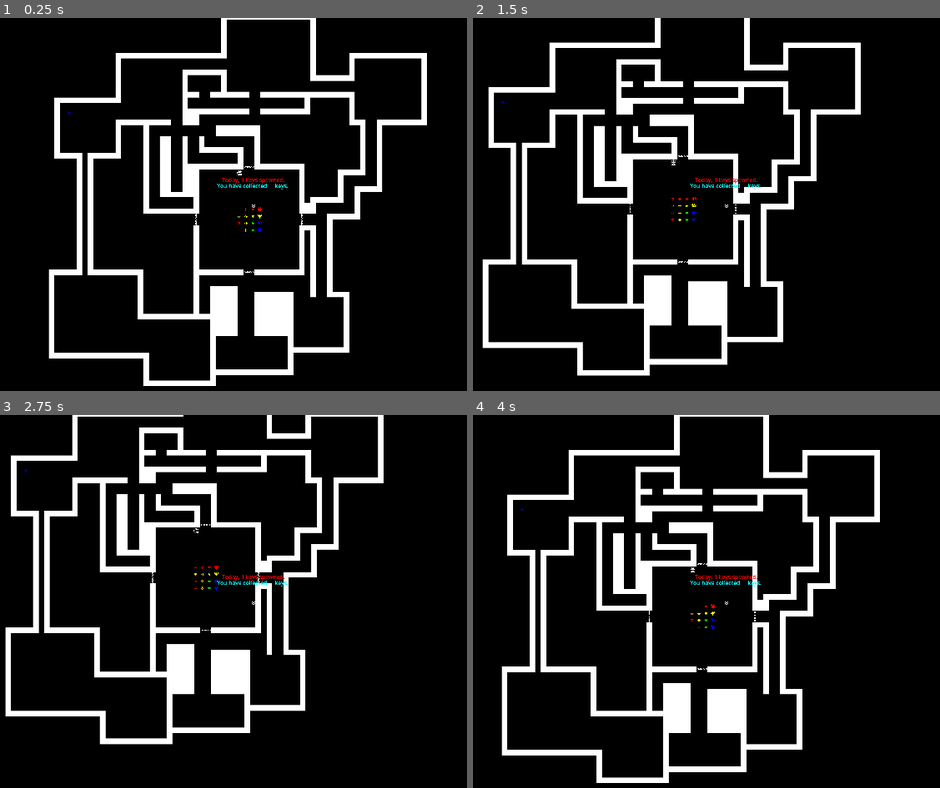
Above: before the commit, frames 1-4 (two rows, left to right).
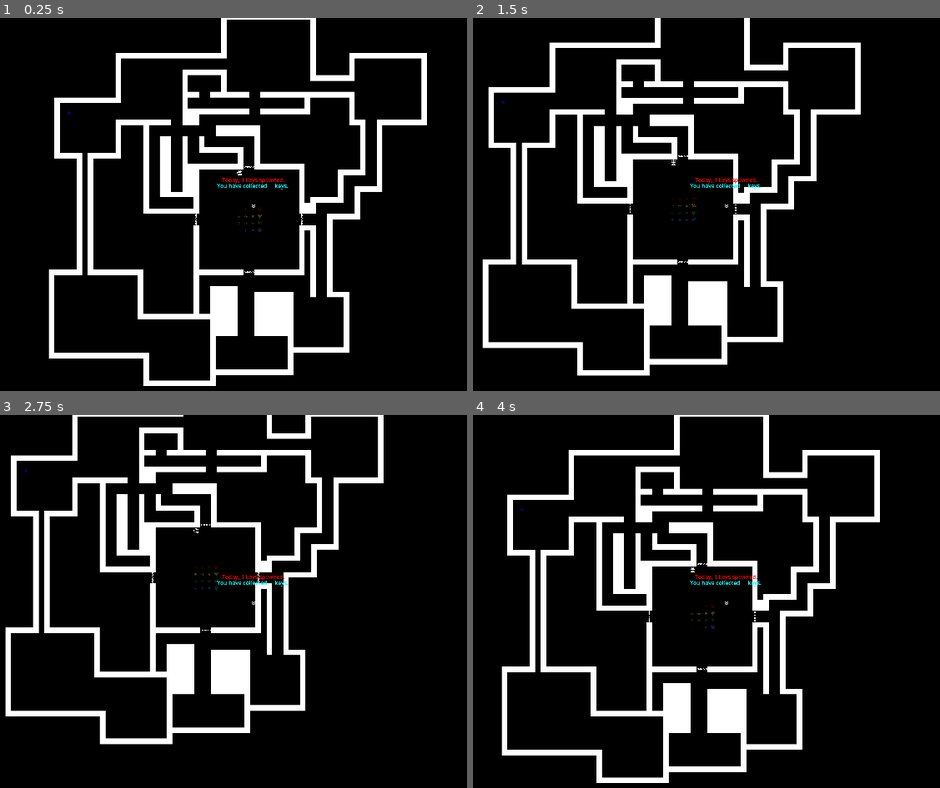
Above: after the commit, the same moments.

Repository: jadicodes/secret-santa-2025
Game: Godot game, scene res://maze/maze_section.tscn
Two runs of this game, one before a commit and one after it. Both use one fixed random seed, a clock stepped at 60 frames per second and the inputs below.
Inputs:
- Up to frame 1 (0.25 s): no input
- Up to frame 2 (1.5 s): tap Enter at 0.5 s; hold D (right) 0.53-1.28 s; tap E (interact) at 0.6, 1.35 s; hold S (down) from 1.28 s (still down)
- Up to frame 3 (2.75 s): release S (down) at 2.03 s; hold D (right) from 2.03 s (still down); tap E (interact) at 2.1 s
- Up to frame 4 (4 s): tap Space at 2.75 s; release D (right) at 2.78 s; hold W (up) 2.78-3.53 s; tap E (interact) at 2.85, 3.6 s; hold A (left) from 3.53 s (still down)

The runs differ from the first frame. In frame 1, less than 0.1% of the frame differs, in the area x 50-57%, y 50-58%; in frame 2, less than 0.1%; in frame 3, less than 0.1%, in the area x 41-47%, y 40-48%; in frame 4, less than 0.1%.

Commit message:
Implement bingo mechanic

Diff:
--- /dev/null
+++ b/project/maze/bingo/bingo_board/bingo_board.gd
@@ -0,0 +1,21 @@
+class_name BingoBoard
+extends VBoxContainer
+
+@export var board: BingoTracker
+
+func _ready():
+	board.cell_collected.connect(_on_cell_collected)
+	_refresh_all()
+
+
+func _refresh_all():
+	for cell in get_tree().get_nodes_in_group("bingo_cells"):
+		cell.set_collected(
+			board.is_collected(cell.color_type, cell.rarity_type)
+		)
+
+
+func _on_cell_collected(color: int, rarity: int):
+	for cell in get_tree().get_nodes_in_group("bingo_cells"):
+		if cell.color_type == color and cell.rarity_type == rarity:
+			cell.set_collected(true)
--- /dev/null
+++ b/project/maze/bingo/bingo_board/bingo_board.tscn
@@ -0,0 +1,99 @@
+[gd_scene load_steps=5 format=3 uid="uid://dxcljfmdv88id"]
+
+[ext_resource type="Script" uid="uid://d1ilv642dinof" path="res://maze/bingo/bingo_board/bingo_board.gd" id="1_dtf3s"]
+[ext_resource type="Script" uid="uid://byeq6vevspo7j" path="res://maze/bingo/bingo_board/bingo_tracker.gd" id="2_7vavq"]
+[ext_resource type="PackedScene" uid="uid://b6dxh1edbpxtw" path="res://maze/bingo/bingo_board/bingo_cell.tscn" id="2_dtf3s"]
+
+[sub_resource type="Resource" id="Resource_2qwhg"]
+script = ExtResource("2_7vavq")
+metadata/_custom_type_script = "uid://byeq6vevspo7j"
+
+[node name="BingoBoard" type="VBoxContainer"]
+offset_right = 76.0
+offset_bottom = 44.0
+script = ExtResource("1_dtf3s")
+board = SubResource("Resource_2qwhg")
+
+[node name="Row_0" type="HBoxContainer" parent="."]
+layout_mode = 2
+
+[node name="BingoCell" parent="Row_0" instance=ExtResource("2_dtf3s")]
+layout_mode = 2
+
+[node name="BingoCell2" parent="Row_0" instance=ExtResource("2_dtf3s")]
+layout_mode = 2
+rarity_type = 1
+
+[node name="BingoCell3" parent="Row_0" instance=ExtResource("2_dtf3s")]
+layout_mode = 2
+rarity_type = 2
+
+[node name="BingoCell4" parent="Row_0" instance=ExtResource("2_dtf3s")]
+layout_mode = 2
+rarity_type = 3
+
+[node name="Row_1" type="HBoxContainer" parent="."]
+layout_mode = 2
+
+[node name="BingoCell" parent="Row_1" instance=ExtResource("2_dtf3s")]
+layout_mode = 2
+color_type = 1
+
+[node name="BingoCell2" parent="Row_1" instance=ExtResource("2_dtf3s")]
+layout_mode = 2
+color_type = 1
+rarity_type = 1
+
+[node name="BingoCell3" parent="Row_1" instance=ExtResource("2_dtf3s")]
+layout_mode = 2
+color_type = 1
+rarity_type = 2
+
+[node name="BingoCell4" parent="Row_1" instance=ExtResource("2_dtf3s")]
+layout_mode = 2
+color_type = 1
+rarity_type = 3
+
+[node name="Row_2" type="HBoxContainer" parent="."]
+layout_mode = 2
+
+[node name="BingoCell" parent="Row_2" instance=ExtResource("2_dtf3s")]
+layout_mode = 2
+color_type = 2
+
+[node name="BingoCell2" parent="Row_2" instance=ExtResource("2_dtf3s")]
+layout_mode = 2
+color_type = 2
+rarity_type = 1
+
+[node name="BingoCell3" parent="Row_2" instance=ExtResource("2_dtf3s")]
+layout_mode = 2
+color_type = 2
+rarity_type = 2
+
+[node name="BingoCell4" parent="Row_2" instance=ExtResource("2_dtf3s")]
+layout_mode = 2
+color_type = 2
+rarity_type = 3
+
+[node name="Row_3" type="HBoxContainer" parent="."]
+layout_mode = 2
+
+[node name="BingoCell" parent="Row_3" instance=ExtResource("2_dtf3s")]
+layout_mode = 2
+color_type = 3
+
+[node name="BingoCell2" parent="Row_3" instance=ExtResource("2_dtf3s")]
+layout_mode = 2
+color_type = 3
+rarity_type = 1
+
+[node name="BingoCell3" parent="Row_3" instance=ExtResource("2_dtf3s")]
+layout_mode = 2
+color_type = 3
+rarity_type = 2
+
+[node name="BingoCell4" parent="Row_3" instance=ExtResource("2_dtf3s")]
+layout_mode = 2
+color_type = 3
+rarity_type = 3
--- /dev/null
+++ b/project/maze/bingo/bingo_board/bingo_cell.gd
@@ -0,0 +1,15 @@
+class_name BingoCell
+extends TextureRect
+
+@export var color_type: BingoColor.Type
+@export var rarity_type: Rarity.Type
+
+
+func _ready():
+	texture = Rarity.TEXTURES[rarity_type]
+	modulate = BingoColor.COLORS[color_type]
+	set_collected(false)
+
+
+func set_collected(value: bool):
+	modulate.a = 1.0 if value else 0.3
--- /dev/null
+++ b/project/maze/bingo/bingo_board/bingo_cell.tscn
@@ -0,0 +1,13 @@
+[gd_scene load_steps=3 format=3 uid="uid://b6dxh1edbpxtw"]
+
+[ext_resource type="Script" uid="uid://cpw5ofvw035lw" path="res://maze/bingo/bingo_board/bingo_cell.gd" id="1_granv"]
+[ext_resource type="Texture2D" uid="uid://dcjxikcqml1r6" path="res://tile_0021.png" id="1_nh012"]
+
+[node name="BingoCell" type="TextureRect" groups=["bingo_cells"]]
+anchors_preset = 15
+anchor_right = 1.0
+anchor_bottom = 1.0
+grow_horizontal = 2
+grow_vertical = 2
+texture = ExtResource("1_nh012")
+script = ExtResource("1_granv")
--- /dev/null
+++ b/project/maze/bingo/bingo_board/bingo_tracker.gd
@@ -0,0 +1,24 @@
+class_name BingoTracker
+extends Resource
+
+signal cell_collected(color: int, rarity: int)
+
+# board[color][rarity] = bool
+var board := []
+
+func _init():
+	for c in BingoColor.Type.values():
+		board.append([])
+		for _r in Rarity.Type.values():
+			board[c].append(false)
+
+
+func collect(color: int, rarity: int):
+	if board[color][rarity]:
+		return
+	board[color][rarity] = true
+	cell_collected.emit(color, rarity)
+
+
+func is_collected(color: int, rarity: int) -> bool:
+	return board[color][rarity]
--- /dev/null
+++ b/project/maze/bingo/bingo_colors.gd
@@ -0,0 +1,22 @@
+class_name BingoColor
+
+enum Type {
+	RED,
+	YELLOW,
+	GREEN,
+	BLUE
+}
+
+const DISPLAY_NAMES := {
+	Type.RED: "Red",
+	Type.YELLOW: "Yellow",
+	Type.GREEN: "Green",
+	Type.BLUE: "Blue"
+}
+
+const COLORS := {
+	Type.RED: Color.DARK_RED,
+	Type.YELLOW: Color.GOLD,
+	Type.GREEN: Color.FOREST_GREEN,
+	Type.BLUE: Color.ROYAL_BLUE
+}
--- /dev/null
+++ b/project/maze/bingo/bingo_entry.gd
@@ -0,0 +1,24 @@
+class_name BingoEntry
+
+var color: int       # BingoColor.Type
+var rarity: int      # Rarity.Type
+
+
+func _init(c: int, r: int):
+	color = c
+	rarity = r
+
+
+func get_bingo_name() -> String:
+	print("Color: " + BingoColor.DISPLAY_NAMES[color])
+	print("Rarity: " + Rarity.DISPLAY_NAMES[rarity])
+	var new_name = BingoColor.DISPLAY_NAMES[color] + " " + Rarity.DISPLAY_NAMES[rarity]
+	return new_name
+
+
+func get_color() -> int:
+	return color
+
+
+func get_rarity() -> int:
+	return rarity
--- a/project/maze/bingo/bingo_machine.gd
+++ b/project/maze/bingo/bingo_machine.gd
@@ -4,10 +4,23 @@
 
 var _interactable: bool = false
 
-func get_bingo_numbers() -> Vector2:
-	var x = randi_range(0,3)
-	var y = randi_range(0,3)
-	return Vector2(x,y)
+func get_bingo_numbers() -> BingoEntry:
+	var color: BingoColor.Type = BingoColor.Type.values().pick_random() as BingoColor.Type
+	var rarity := _roll_rarity()
+	return BingoEntry.new(color, rarity)
+
+
+func _roll_rarity() -> int:
+	var roll := randi() % 100
+
+	if roll < 40:
+		return 0   # COMMON
+	elif roll < 60:
+		return 1   # UNCOMMON
+	elif roll < 93:
+		return 2   # RARE
+	else:
+		return 3   # LEGENDARY
 
 
 func _on_area_2d_body_entered(body: Node2D) -> void:
--- a/project/maze/bingo/bingo_tracker.gd
+++ /dev/null
@@ -1,5 +0,0 @@
-extends GridContainer
-
-func _ready():
-	for gems in get_children():
-		gems.activate()
--- a/project/maze/bingo/bingo_tracker.tscn
+++ /dev/null
@@ -1,86 +0,0 @@
-[gd_scene load_steps=7 format=3 uid="uid://dxcljfmdv88id"]
-
-[ext_resource type="Script" uid="uid://d1ilv642dinof" path="res://maze/bingo/bingo_tracker.gd" id="1_dtf3s"]
-[ext_resource type="Texture2D" uid="uid://neop4jbhj8c6" path="res://tile_0062.png" id="2_0t3kd"]
-[ext_resource type="PackedScene" uid="uid://bna3l1ots42px" path="res://maze/bingo/gem.tscn" id="2_dtf3s"]
-[ext_resource type="Texture2D" uid="uid://dcjxikcqml1r6" path="res://tile_0021.png" id="3_lrbf4"]
-[ext_resource type="Texture2D" uid="uid://b8lurkdi1rmx" path="res://tile_0040.png" id="4_bdjid"]
-[ext_resource type="Texture2D" uid="uid://2icbu2w1img1" path="res://tile_0042.png" id="5_mv8wn"]
-
-[node name="BingoTracker" type="GridContainer"]
-columns = 4
-script = ExtResource("1_dtf3s")
-
-[node name="Gem" parent="." instance=ExtResource("2_dtf3s")]
-layout_mode = 2
-texture = ExtResource("2_0t3kd")
-
-[node name="Gem2" parent="." instance=ExtResource("2_dtf3s")]
-layout_mode = 2
-texture = ExtResource("3_lrbf4")
-
-[node name="Gem3" parent="." instance=ExtResource("2_dtf3s")]
-layout_mode = 2
-texture = ExtResource("4_bdjid")
-
-[node name="Gem4" parent="." instance=ExtResource("2_dtf3s")]
-layout_mode = 2
-texture = ExtResource("5_mv8wn")
-
-[node name="Gem5" parent="." instance=ExtResource("2_dtf3s")]
-layout_mode = 2
-texture = ExtResource("2_0t3kd")
-color_type = 1
-
-[node name="Gem6" parent="." instance=ExtResource("2_dtf3s")]
-layout_mode = 2
-texture = ExtResource("3_lrbf4")
-color_type = 1
-
-[node name="Gem7" parent="." instance=ExtResource("2_dtf3s")]
-layout_mode = 2
-texture = ExtResource("4_bdjid")
-color_type = 1
-
-[node name="Gem8" parent="." instance=ExtResource("2_dtf3s")]
-layout_mode = 2
-texture = ExtResource("5_mv8wn")
-color_type = 1
-
-[node name="Gem9" parent="." instance=ExtResource("2_dtf3s")]
-layout_mode = 2
-texture = ExtResource("2_0t3kd")
-
-[node name="Gem10" parent="." instance=ExtResource("2_dtf3s")]
-layout_mode = 2
-texture = ExtResource("3_lrbf4")
-color_type = 1
-
-[node name="Gem11" parent="." instance=ExtResource("2_dtf3s")]
-layout_mode = 2
-texture = ExtResource("4_bdjid")
-color_type = 2
-
-[node name="Gem12" parent="." instance=ExtResource("2_dtf3s")]
-layout_mode = 2
-texture = ExtResource("5_mv8wn")
-color_type = 3
-
-[node name="Gem13" parent="." instance=ExtResource("2_dtf3s")]
-layout_mode = 2
-texture = ExtResource("2_0t3kd")
-
-[node name="Gem14" parent="." instance=ExtResource("2_dtf3s")]
-layout_mode = 2
-texture = ExtResource("3_lrbf4")
-color_type = 1
-
-[node name="Gem15" parent="." instance=ExtResource("2_dtf3s")]
-layout_mode = 2
-texture = ExtResource("4_bdjid")
-color_type = 2
-
-[node name="Gem16" parent="." instance=ExtResource("2_dtf3s")]
-layout_mode = 2
-texture = ExtResource("5_mv8wn")
-color_type = 3
--- a/project/maze/bingo/gem.gd
+++ /dev/null
@@ -1,22 +0,0 @@
-class_name Gem
-extends TextureRect
-
-enum Colors {
-	RED,
-	YELLOW,
-	GREEN,
-	BLUE
-}
-
-@export var color_type: Colors
-
-
-func activate():
-	if color_type == Colors.RED:
-		modulate = Color.RED
-	if color_type == Colors.YELLOW:
-		modulate = Color.YELLOW
-	if color_type == Colors.GREEN:
-		modulate = Color.GREEN
-	if color_type == Colors.BLUE:
-		modulate = Color.BLUE
--- a/project/maze/bingo/gem.tscn
+++ b/project/maze/bingo/gem.tscn
@@ -1,6 +1,29 @@
 [gd_scene load_steps=2 format=3 uid="uid://bna3l1ots42px"]
 
-[ext_resource type="Script" uid="uid://bukt1cuxewowu" path="res://maze/bingo/gem.gd" id="1_ss23j"]
+[sub_resource type="GDScript" id="GDScript_5pnp0"]
+script/source = "class_name Gem
+extends TextureRect
+
+enum Colors {
+	RED,
+	YELLOW,
+	GREEN,
+	BLUE
+}
+
+@export var color_type: Colors
+
+
+func activate():
+	if color_type == Colors.RED:
+		modulate = Color.RED
+	if color_type == Colors.YELLOW:
+		modulate = Color.YELLOW
+	if color_type == Colors.GREEN:
+		modulate = Color.GREEN
+	if color_type == Colors.BLUE:
+		modulate = Color.BLUE
+"
 
 [node name="Gem" type="TextureRect"]
-script = ExtResource("1_ss23j")
+script = SubResource("GDScript_5pnp0")
--- /dev/null
+++ b/project/maze/bingo/rarity.gd
@@ -0,0 +1,22 @@
+class_name Rarity
+
+enum Type {
+	COMMON,
+	UNCOMMON,
+	RARE,
+	LEGENDARY
+}
+
+const DISPLAY_NAMES := {
+	Type.COMMON: "Common",
+	Type.UNCOMMON: "Uncommon",
+	Type.RARE: "Rare",
+	Type.LEGENDARY: "Legendary"
+}
+
+const TEXTURES := {
+	Type.COMMON: preload("res://tile_0062.png"),
+	Type.UNCOMMON: preload("res://tile_0021.png"),
+	Type.RARE: preload("res://tile_0040.png"),
+	Type.LEGENDARY: preload("res://tile_0042.png")
+}
--- a/project/maze/maze_section.gd
+++ b/project/maze/maze_section.gd
@@ -4,7 +4,7 @@
 const NUMBER: int = 5
 var _key: Key
 var _counter: int
-var _inventory: int = 0
+var _inventory: int = 100
 
 
 func _ready():
@@ -45,5 +45,7 @@
 func _on_use_key_button_pressed() -> void:
 	if _inventory <= 0:
 		return
-
+	var bingo_entry = $BingoMachine.get_bingo_numbers()
+	$CanvasLayer/Panel/BingoEntryLabel.text = bingo_entry.get_bingo_name()
+	$BingoBoard.board.collect(bingo_entry.get_color(), bingo_entry.get_rarity())
 	add_key_to_inventory(-1)
--- a/project/maze/maze_section.tscn
+++ b/project/maze/maze_section.tscn
@@ -3,7 +3,7 @@
 [ext_resource type="Script" uid="uid://c51v76majpv36" path="res://maze/maze_section.gd" id="1_w0qb6"]
 [ext_resource type="Texture2D" uid="uid://ca7unj77t12wb" path="res://monochrome_tilemap_packed.png" id="2_pdcpp"]
 [ext_resource type="PackedScene" uid="uid://clns13evvlggi" path="res://player/player.tscn" id="3_0etgn"]
-[ext_resource type="PackedScene" uid="uid://dxcljfmdv88id" path="res://maze/bingo/bingo_tracker.tscn" id="4_pdcpp"]
+[ext_resource type="PackedScene" uid="uid://dxcljfmdv88id" path="res://maze/bingo/bingo_board/bingo_board.tscn" id="4_pdcpp"]
 [ext_resource type="PackedScene" uid="uid://ctg865rj416c2" path="res://maze/key_generator.tscn" id="5_0etgn"]
 [ext_resource type="PackedScene" uid="uid://n5sidmfk0oxk" path="res://maze/bingo/bingo_machine.tscn" id="6_spu8t"]
 
@@ -457,13 +457,20 @@
 offset_bottom = 47.0
 text = "Use Key"
 
-[node name="Label" type="Label" parent="CanvasLayer/Panel"]
+[node name="GemGeneratedLabel" type="Label" parent="CanvasLayer/Panel"]
 layout_mode = 0
 offset_left = 20.0
 offset_top = 68.0
 offset_right = 60.0
 offset_bottom = 91.0
 text = "Gem generated:"
+
+[node name="BingoEntryLabel" type="Label" parent="CanvasLayer/Panel"]
+layout_mode = 0
+offset_left = 148.0
+offset_top = 70.0
+offset_right = 188.0
+offset_bottom = 93.0
 
 [node name="Label2" type="Label" parent="CanvasLayer/Panel"]
 layout_mode = 0
@@ -487,7 +494,7 @@
 [node name="Player" parent="." instance=ExtResource("3_0etgn")]
 position = Vector2(13, -41)
 
-[node name="BingoTracker" parent="." instance=ExtResource("4_pdcpp")]
+[node name="BingoBoard" parent="." instance=ExtResource("4_pdcpp")]
 offset_left = -37.0
 offset_top = -37.0
 offset_right = 39.0
Renamed: project/maze/bingo/bingo_tracker.gd.uid -> project/maze/bingo/bingo_board/bingo_board.gd.uid
Not shown, added: project/maze/bingo/bingo_board/bingo_cell.gd.uid
Not shown, added: project/maze/bingo/bingo_board/bingo_tracker.gd.uid
Not shown, added: project/maze/bingo/bingo_colors.gd.uid
Not shown, added: project/maze/bingo/bingo_entry.gd.uid
Not shown, removed: project/maze/bingo/gem.gd.uid
Not shown, added: project/maze/bingo/rarity.gd.uid
